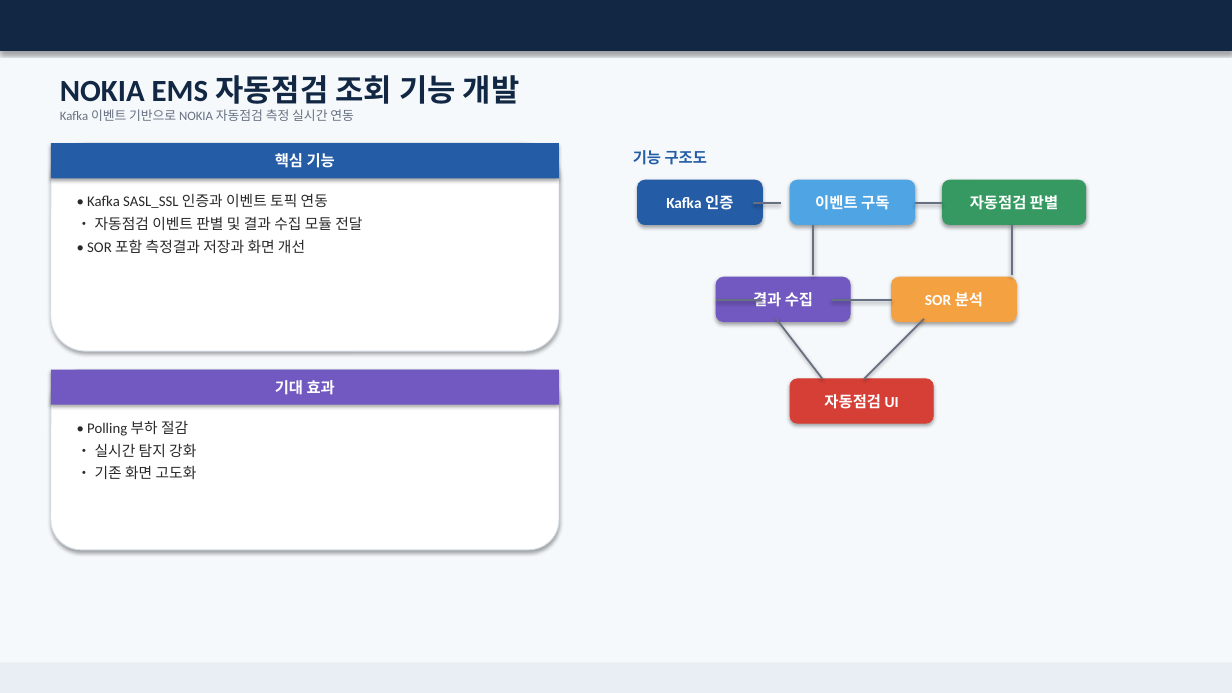
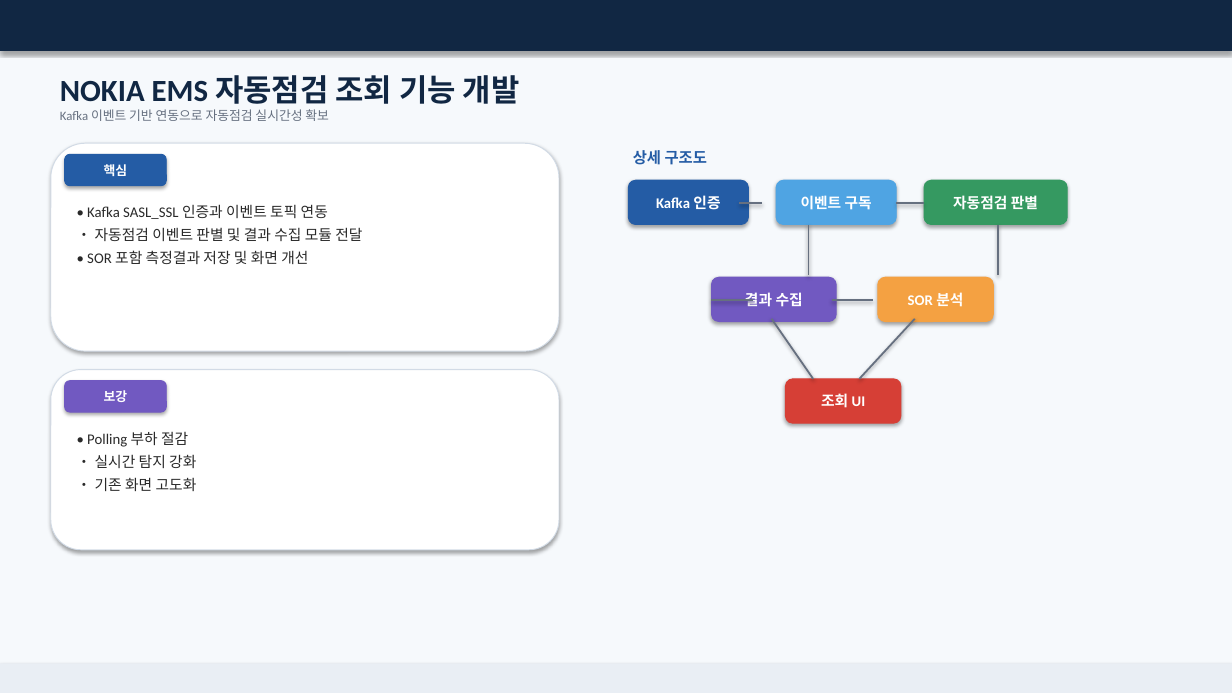
Before and after one commit to gmncreat/project-plan, a slide deck: slide 8 of output/SKT_OTDR_선로품질관리시스템_고도화_개발계획서_최종.pptx. Drawn at 1232x693 pixels with LibreOffice and Linux fonts; fonts in the diff are those of the drawing. Boxes give left, top, right and bottom in pixels: in the first picture for what was removed or moved away, otherwise in the second. Text is boxed around its words. In the diff, an @@ line names an element or a change of style, - is before the commit and + after.

```diff
--- a/output/SKT_OTDR_선로품질관리시스템_고도화_개발계획서_최종.pptx
+++ b/output/SKT_OTDR_선로품질관리시스템_고도화_개발계획서_최종.pptx
@@ text at box(60, 109, 329, 121): text changed @@
-Kafka 이벤트 기반으로 NOKIA 자동점검 측정 실시간 연동
+Kafka 이벤트 기반 연동으로 자동점검 실시간성 확보
@@ rounded rectangle "핵심": place and size @@
-rounded rectangle "핵심" at box(51, 143, 559, 178)
+rounded rectangle "핵심" at box(65, 154, 166, 186)
@@ rounded rectangle "핵심" at box(65, 154, 166, 186): rectangle to rounded rectangle; outline none to #245CA5 0.75 pt @@
@@ text in rounded rectangle at box(104, 164, 128, 176): text changed; size 12 to 10 pt @@
-핵심 기능
+핵심
@@ text at box(633, 150, 707, 165): text changed @@
-기능 구조도
+상세 구조도
@@ text "• Kafka SASL_SSL 인증과 이벤트 ...": place and size @@
-text "• Kafka SASL_SSL 인증과 이벤트 ..." at box(87, 193, 362, 253)
+text "• Kafka SASL_SSL 인증과 이벤트 ..." at box(87, 204, 362, 264)
@@ rounded rectangle "Kafka 인증": place and size @@
-rounded rectangle "Kafka 인증" at box(638, 180, 762, 225)
+rounded rectangle "Kafka 인증" at box(628, 180, 749, 225)
@@ line moved from (753, 203) - (781, 203) to (739, 203) - (762, 203) @@
@@ rounded rectangle "이벤트 구독": place and size @@
-rounded rectangle "이벤트 구독" at box(790, 180, 915, 225)
+rounded rectangle "이벤트 구독" at box(776, 180, 897, 225)
@@ line moved from (915, 203) - (943, 203) to (897, 203) - (924, 203) @@
@@ rounded rectangle "자동점검 판별": place and size @@
-rounded rectangle "자동점검 판별" at box(943, 180, 1086, 225)
+rounded rectangle "자동점검 판별" at box(924, 180, 1067, 225)
@@ line moved from (813, 225) - (813, 275) to (809, 225) - (809, 275) @@
@@ line moved from (1012, 225) - (1012, 275) to (998, 225) - (998, 275) @@
@@ text at box(87, 250, 308, 264): text changed @@
-• SOR 포함 측정결과 저장과 화면 개선
+• SOR 포함 측정결과 저장 및 화면 개선
@@ rounded rectangle "결과 수집": place and size @@
-rounded rectangle "결과 수집" at box(716, 277, 850, 322)
+rounded rectangle "결과 수집" at box(712, 277, 836, 322)
@@ size 12 to 11.5 pt in 5 elements at box(924, 180, 1067, 225), box(628, 180, 749, 225), box(776, 180, 897, 225), box(712, 277, 836, 322), box(878, 277, 994, 322) @@
@@ rounded rectangle "SOR 분석": place and size @@
-rounded rectangle "SOR 분석" at box(892, 277, 1017, 322)
+rounded rectangle "SOR 분석" at box(878, 277, 994, 322)
@@ line moved from (762, 300) - (716, 300) to (753, 300) - (712, 300) @@
@@ line moved from (776, 319) - (823, 379) to (772, 319) - (813, 379) @@
@@ line moved from (832, 300) - (892, 300) to (832, 300) - (873, 300) @@
@@ line moved from (924, 319) - (864, 379) to (915, 319) - (860, 379) @@
@@ rectangle removed at box(51, 370, 559, 405) @@
-기대 효과
@@ rounded rectangle added at box(65, 381, 166, 412), fill #7159C1, outline #7159C1 0.75 pt, 10 pt, text #FFFFFF, bold @@
+보강
@@ rounded rectangle "조회 UI": place and size @@
-rounded rectangle "조회 UI" at box(790, 379, 933, 423)
+rounded rectangle "조회 UI" at box(786, 379, 901, 423)
@@ text in rounded rectangle at box(821, 393, 866, 408): text changed; size 12 to 11.5 pt @@
-자동점검 UI
+조회 UI
@@ text "• Polling 부하 절감": place and size @@
-text "• Polling 부하 절감" at box(87, 420, 197, 479)
+text "• Polling 부하 절감" at box(87, 431, 197, 491)
```
Also in this commit, not shown: 10 other slides changed.
